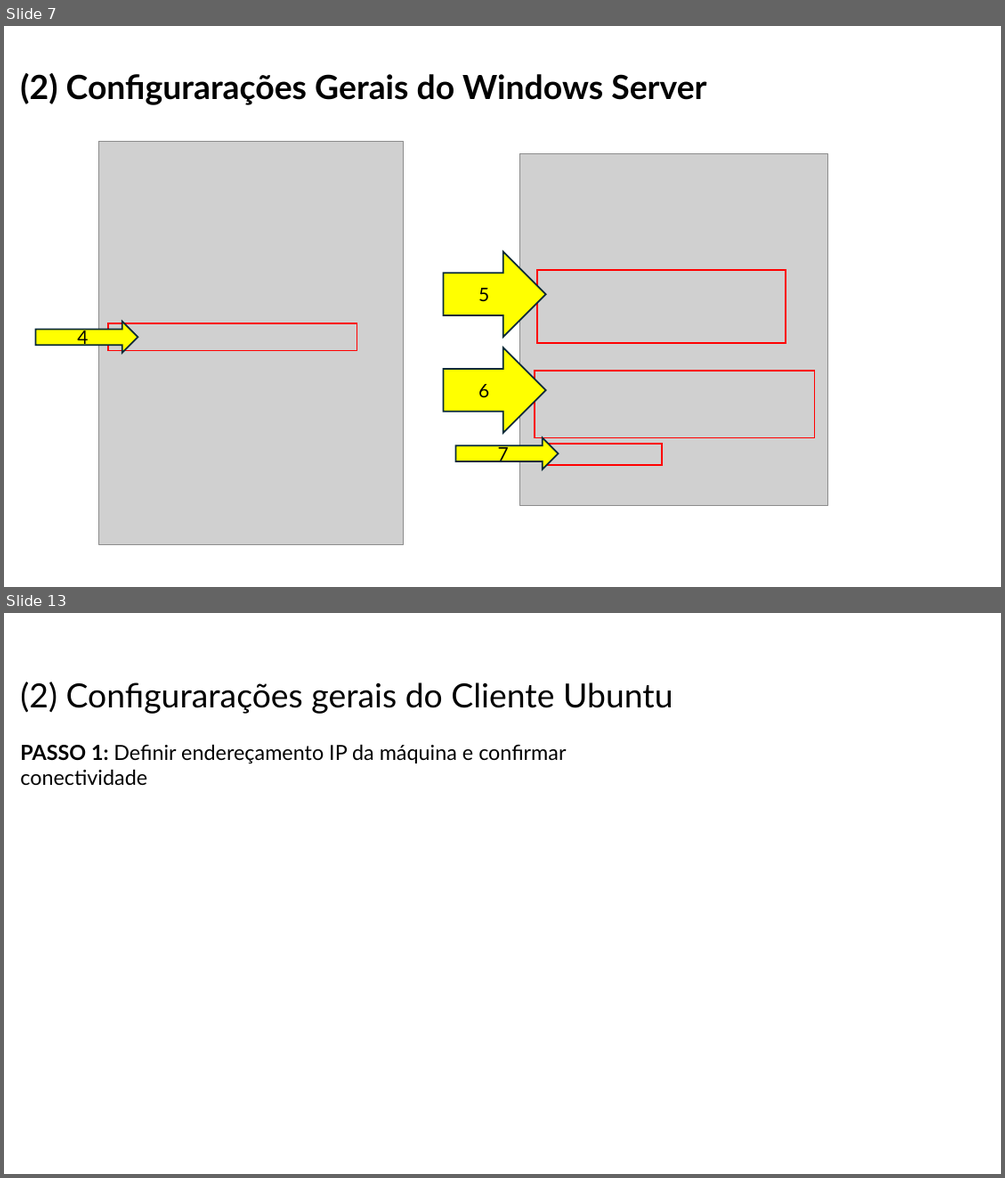
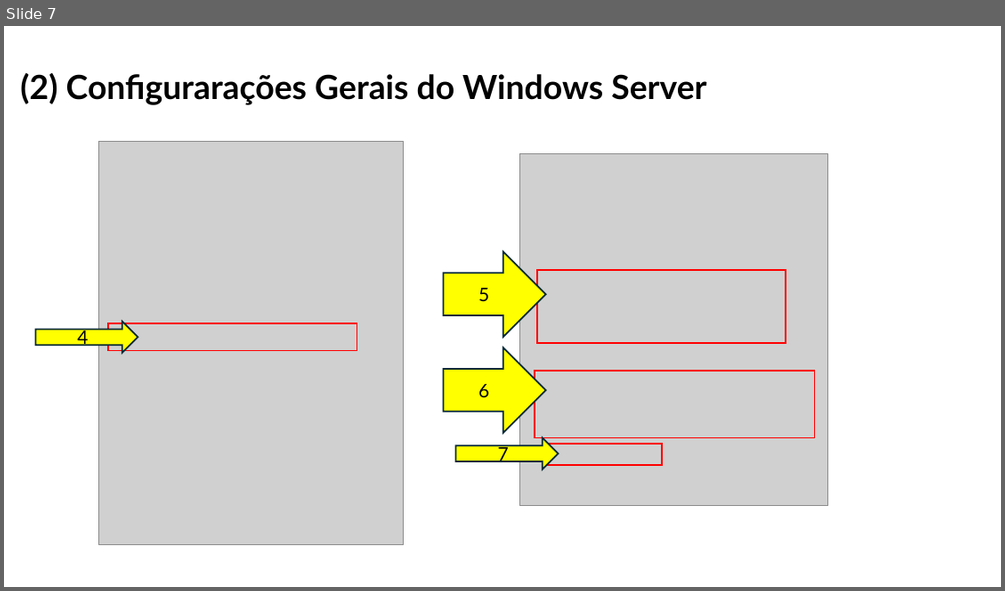
Before and after one commit to orlandonss/TrabalhoSR2, a slide deck: Relatorio_Tutoriais_Workshop/WORKSHOP WINDOWS AD DS & LINUX SERVICES.pptx. Shown one above the other, each under a label of ours: slides 7 and 13 before the commit, slide 7 after it; the slides between them are not shown. The pictures are 1005x1178 and 1005x591 pixels, drawn with LibreOffice and Linux fonts; fonts in the diff are those of the drawing; grey boxes stand for pictures. Boxes give left, top, right and bottom in pixels: in the first picture for what was removed or moved away, otherwise in the second. Text is boxed around its words. In the diff, an @@ line names an element or a change of style, - is before the commit and + after.

```diff
--- a/Relatorio_Tutoriais_Workshop/WORKSHOP WINDOWS AD DS & LINUX SERVICES.pptx
+++ b/Relatorio_Tutoriais_Workshop/WORKSHOP WINDOWS AD DS & LINUX SERVICES.pptx
@@ slide 13 removed at (4,613,1001,1174), background #FFFFFF @@
@@ title removed at (20,682,673,714) @@
-(2) Configurarações gerais do Cliente Ubuntu
@@ text removed at (20,744,566,785) @@
-PASSO 1: Definir endereçamento IP da máquina e confirmar conectividade
```
Also in this commit, not shown: 3 slides changed, 11 slides added, 1 other slide removed, 1 other file.
